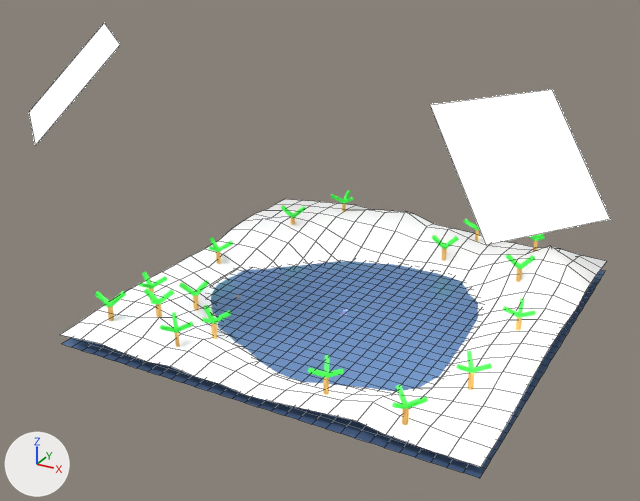
One commit to the Blender file 23-SS/23-SS Aufgabe-2/04 Shots/shot1.blend: the scene before it, then after it.
The view is the same before and after, from a 50 mm camera at (14.0, -28.4, 16.2) aimed at (-0.5, -2.1, 3.0). Arrows for +X, +Y and +Z are at lower left; the lights stay in place. Mesh edges are drawn as thin lines on the coarser meshes.
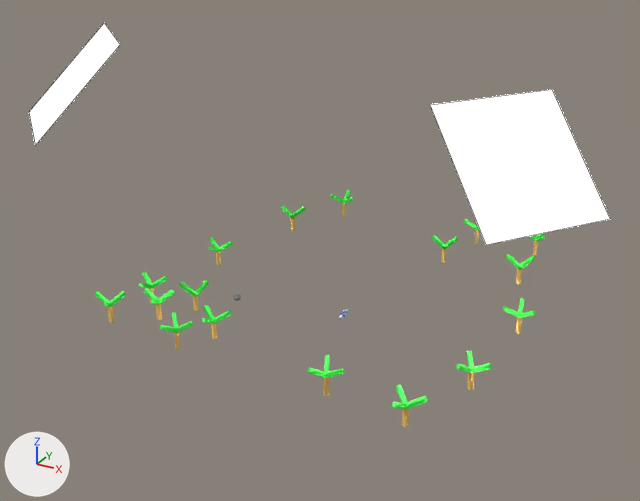
Pixel boxes (x1, y1, x2, y2) of what changed, in the pictures (640 x 501 px):
'LS', deleted: before (60, 199, 606, 478)

What the commit changed:
col_water (col_water) is new.
In object 'LS' (ob_ls), instance_collection goes from col_ls to col_water.
Object 'Plane.002' (ob_plane_002) is deleted.
Object 'Plane.003' (ob_plane_003) is deleted.
